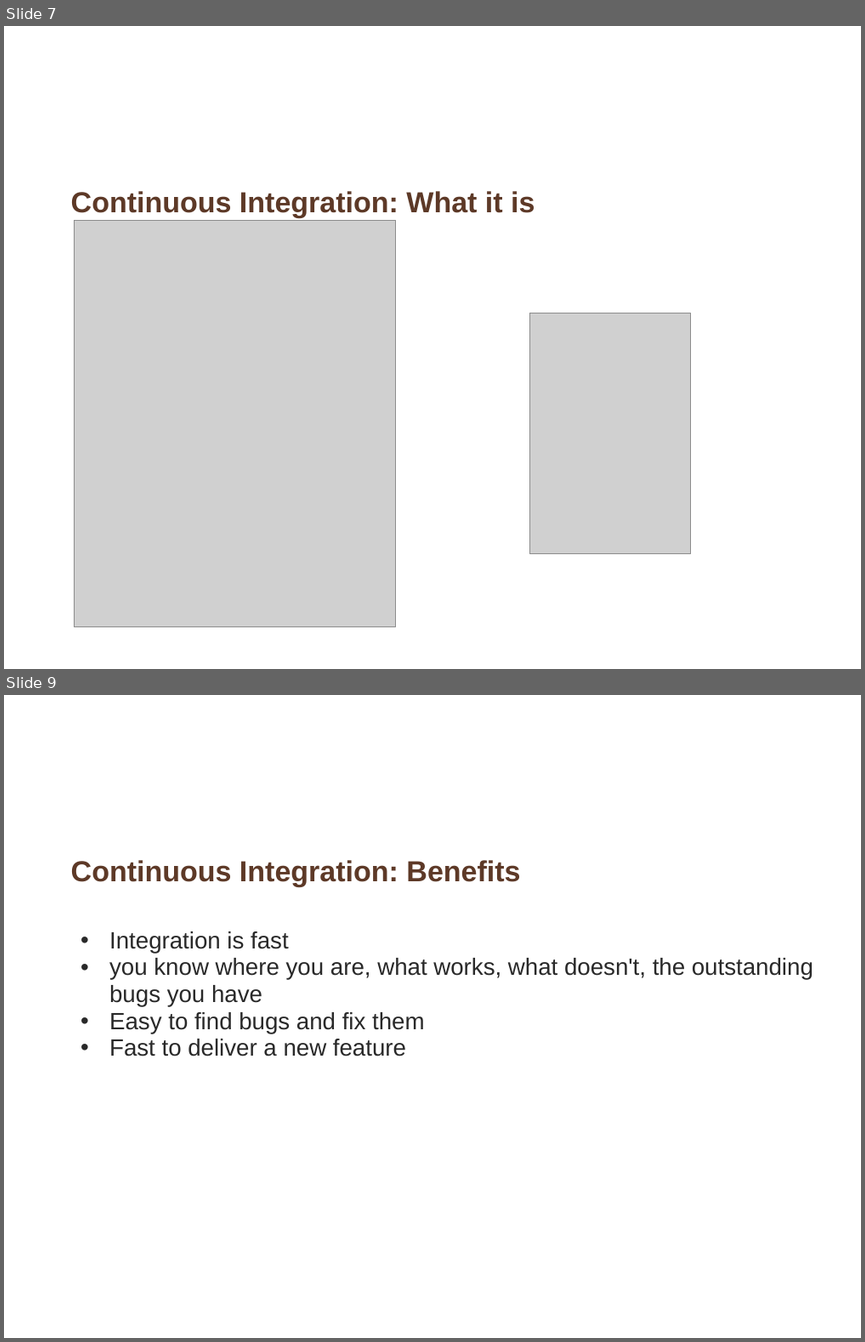
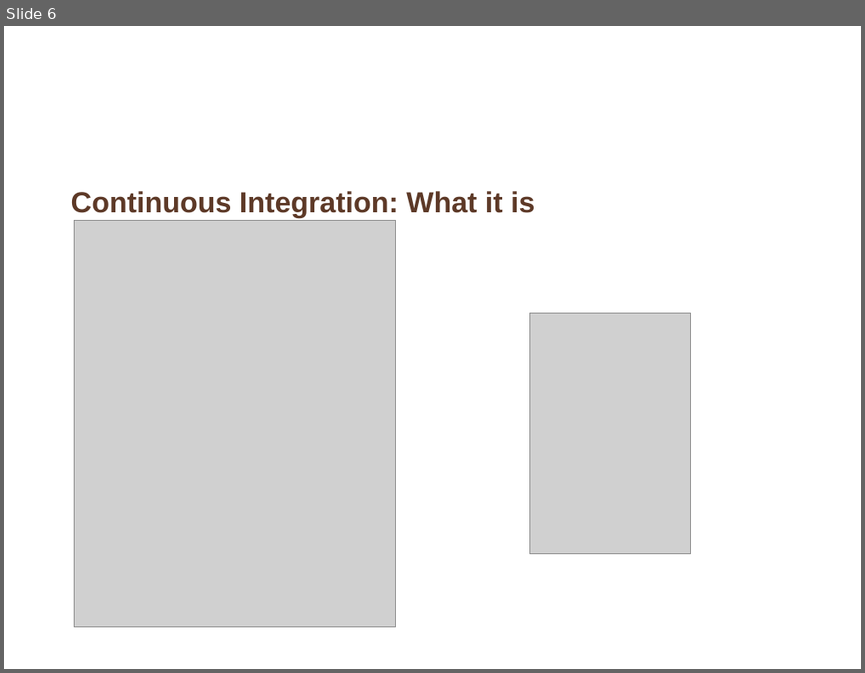
Before and after one commit to whimet/cruisetraining, a slide deck: Introduction_continuous_integration.ppt. Shown one above the other, each under a label of ours: slides 7 and 9 before the commit, slide 6 after it; the slides between them are not shown. The pictures are 865x1342 and 865x673 pixels, drawn with LibreOffice and Linux fonts; fonts in the diff are those of the drawing; grey boxes stand for pictures; background and template pictures are left out. Boxes give left, top, right and bottom in pixels: in the first picture for what was removed or moved away, otherwise in the second. Text is boxed around its words. In the diff, an @@ line names an element or a change of style, - is before the commit and + after.

```diff
--- a/Introduction_continuous_integration.ppt
+++ b/Introduction_continuous_integration.ppt
@@ slide 9 removed at [4,695,861,1338], background picture (left out) @@
@@ title removed at [71,860,520,886] @@
-Continuous Integration: Benefits
@@ text removed at [109,931,813,1056] @@
-  • Integration is fast
-  • you know where you are, what works, what doesn't, the outstanding bugs you have
-  • Easy to find bugs and fix them
-  • Fast to deliver a new feature
@@ what was slide 7 is now slide 6 @@
```
Also in this commit, not shown: 2 slides changed, 11 slides added, 8 other slides removed.
